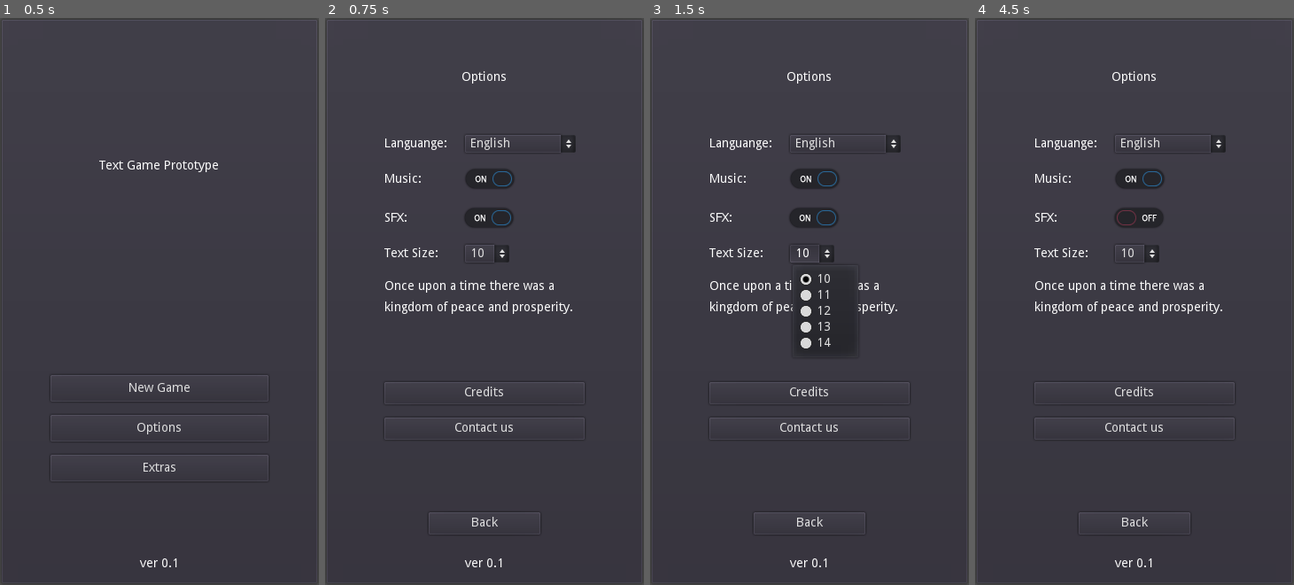
Above: before the commit, frames 1-4 (left to right).
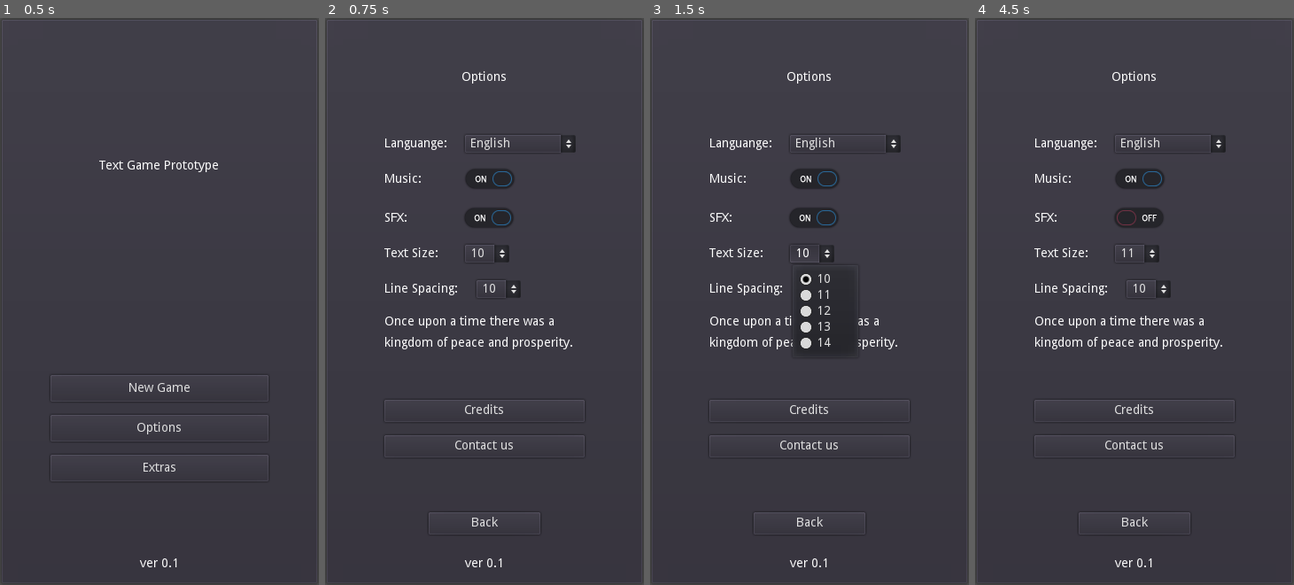
Above: after the commit, the same moments.

Repository: philipuriarte/A-Churchyard-of-Orphans
Game: Godot game, scene res://scenes/main.tscn
The game is run twice, just before and just after one commit, with the same random seed, the same clock (stepped at 60 frames per second) and the same inputs.
Inputs (mouse positions are in pixels of both pictures, inside the frame that each line leads up to):
- Up to frame 1 (0.5 s): no input
- Up to frame 2 (0.75 s): click "Options" at 0.5 s
- Up to frame 3 (1.5 s): click "10" at 1.25 s
- Up to frame 4 (4.5 s): click "10" at 2 s; click (1137, 256) at 2.75 s, where only the run after the commit has a clickable "11"; click "English" at 3.5 s; click (1140, 216) at 4.25 s

Frame 1 is identical in both runs. In frame 2, 2.5% of the frame differs, in the area x 18-82%, y 46-77%; in frame 3, 1.9%; in frame 4, 2.5%, in the area x 18-82%, y 40-77%.

Commit message:
Add Line Spacing in options_screen

Diff:
--- a/scenes/options_screen.tscn
+++ b/scenes/options_screen.tscn
@@ -210,21 +210,21 @@
 [node name="TextContainer" type="VBoxContainer" parent="MarginContainer/MainCointainer/OptionsMargin/OptionsContainer"]
 margin_top = 124.0
 margin_right = 226.0
-margin_bottom = 202.0
+margin_bottom = 242.0
 custom_constants/separation = 20
 
-[node name="Text" type="HBoxContainer" parent="MarginContainer/MainCointainer/OptionsMargin/OptionsContainer/TextContainer"]
+[node name="TextSize" type="HBoxContainer" parent="MarginContainer/MainCointainer/OptionsMargin/OptionsContainer/TextContainer"]
 margin_right = 226.0
 margin_bottom = 20.0
 custom_constants/separation = 30
 
-[node name="TextLabel" type="Label" parent="MarginContainer/MainCointainer/OptionsMargin/OptionsContainer/TextContainer/Text"]
+[node name="SizeLabel" type="Label" parent="MarginContainer/MainCointainer/OptionsMargin/OptionsContainer/TextContainer/TextSize"]
 margin_top = 3.0
 margin_right = 61.0
 margin_bottom = 17.0
 text = "Text Size:"
 
-[node name="TextOptions" type="OptionButton" parent="MarginContainer/MainCointainer/OptionsMargin/OptionsContainer/TextContainer/Text"]
+[node name="SizeOptions" type="OptionButton" parent="MarginContainer/MainCointainer/OptionsMargin/OptionsContainer/TextContainer/TextSize"]
 margin_left = 91.0
 margin_right = 141.0
 margin_bottom = 20.0
@@ -235,16 +235,39 @@
 items = [ "10", null, false, 0, null, "11", null, false, 1, null, "12", null, false, 2, null, "13", null, false, 3, null, "14", null, false, 4, null ]
 selected = 0
 
+[node name="TextLine" type="HBoxContainer" parent="MarginContainer/MainCointainer/OptionsMargin/OptionsContainer/TextContainer"]
+margin_top = 40.0
+margin_right = 226.0
+margin_bottom = 60.0
+
+[node name="LineLabel" type="Label" parent="MarginContainer/MainCointainer/OptionsMargin/OptionsContainer/TextContainer/TextLine"]
+margin_top = 3.0
+margin_right = 100.0
+margin_bottom = 17.0
+rect_min_size = Vector2( 100, 0 )
+text = "Line Spacing:"
+
+[node name="LineOptions" type="OptionButton" parent="MarginContainer/MainCointainer/OptionsMargin/OptionsContainer/TextContainer/TextLine"]
+margin_left = 104.0
+margin_right = 154.0
+margin_bottom = 20.0
+rect_min_size = Vector2( 50, 0 )
+focus_mode = 0
+enabled_focus_mode = 0
+text = "10"
+items = [ "10", null, false, 0, null, "11", null, false, 1, null, "12", null, false, 2, null, "13", null, false, 3, null, "14", null, false, 4, null ]
+selected = 0
+
 [node name="TestText" type="Label" parent="MarginContainer/MainCointainer/OptionsMargin/OptionsContainer/TextContainer"]
-margin_top = 40.0
-margin_right = 226.0
-margin_bottom = 78.0
+margin_top = 80.0
+margin_right = 226.0
+margin_bottom = 118.0
 custom_constants/line_spacing = 10
 text = "Once upon a time there was a kingdom of peace and prosperity."
 autowrap = true
 
 [node name="ExtrasContainer" type="VBoxContainer" parent="MarginContainer/MainCointainer/OptionsMargin/OptionsContainer"]
-margin_top = 212.0
+margin_top = 252.0
 margin_right = 226.0
 margin_bottom = 411.0
 size_flags_vertical = 3
@@ -252,18 +275,18 @@
 alignment = 1
 
 [node name="CreditsButton" type="Button" parent="MarginContainer/MainCointainer/OptionsMargin/OptionsContainer/ExtrasContainer"]
-margin_top = 67.0
-margin_right = 226.0
-margin_bottom = 92.0
+margin_top = 47.0
+margin_right = 226.0
+margin_bottom = 72.0
 rect_min_size = Vector2( 0, 25 )
 focus_mode = 0
 enabled_focus_mode = 0
 text = "Credits"
 
 [node name="ContactButton" type="Button" parent="MarginContainer/MainCointainer/OptionsMargin/OptionsContainer/ExtrasContainer"]
-margin_top = 107.0
-margin_right = 226.0
-margin_bottom = 132.0
+margin_top = 87.0
+margin_right = 226.0
+margin_bottom = 112.0
 rect_min_size = Vector2( 0, 25 )
 focus_mode = 0
 enabled_focus_mode = 0
